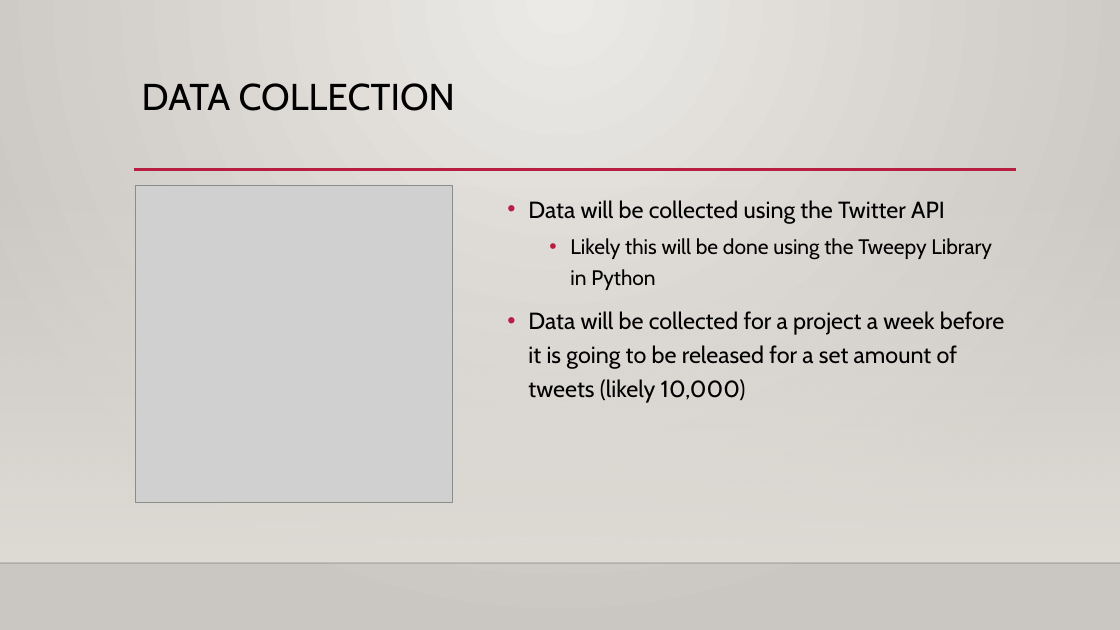
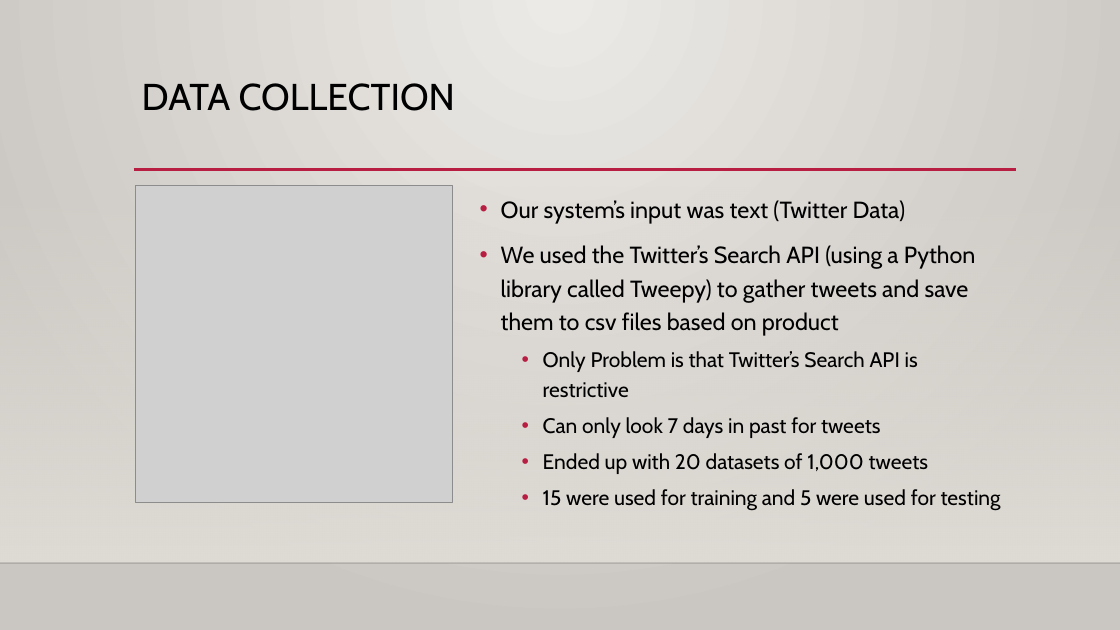
Before and after one commit to amspies/cse408, a slide deck: slide 4 of Project_3_Proposal.pptx. Drawn at 1120x630 pixels with LibreOffice and Linux fonts; fonts in the diff are those of the drawing; grey boxes stand for pictures; background and template pictures are left out. Boxes give left, top, right and bottom in pixels: in the first picture for what was removed or moved away, otherwise in the second. Text is boxed around its words. In the diff, an @@ line names an element or a change of style, - is before the commit and + after.

```diff
--- a/Project_3_Proposal.pptx
+++ b/Project_3_Proposal.pptx
@@ text at [501, 200, 1001, 511]: text changed; size 20 to 18 pt @@
-• Data will be collected using the Twitter API
-  • Likely this will be done using the Tweepy Library in Python
-• Data will be collected for a project a week before it is going to be released for a set amount of tweets (likely 10,000)
+• Our system’s input was text (Twitter Data)
+• We used the Twitter’s Search API (using a Python library called Tweepy) to gather tweets and save them to csv files based on product
+  • Only Problem is that Twitter’s Search API is restrictive
+  • Can only look 7 days in past for tweets
+  • Ended up with 20 datasets of 1,000 tweets
+  • 15 were used for training and 5 were used for testing
```
Also in this commit, not shown: 4 other slides changed, 8 slides added, 2 slides removed, 3 other files.
